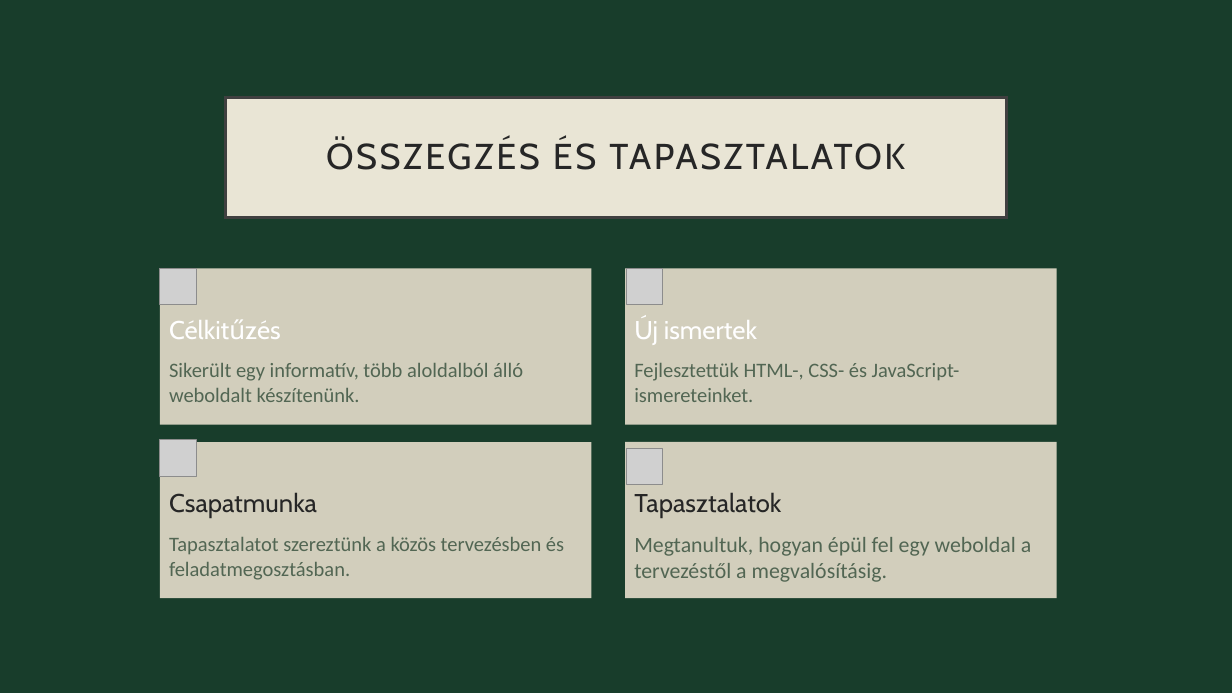
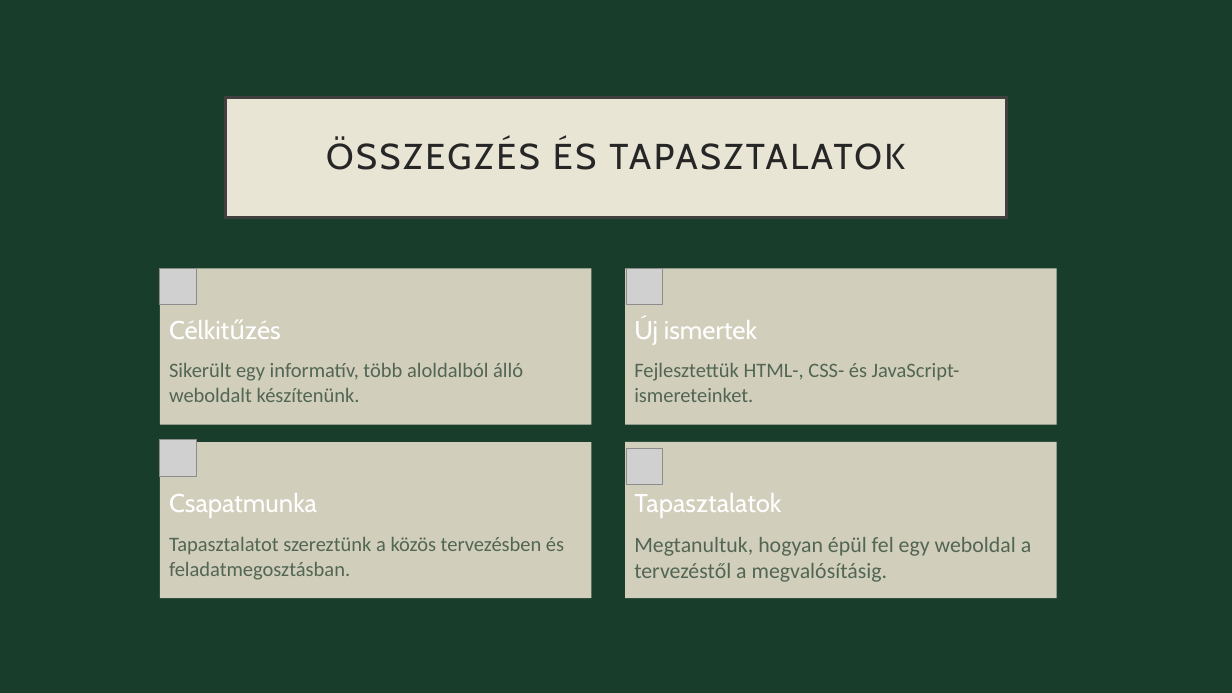
Before and after one commit to RealLorma/esoerdo, a slide deck: slide 6 of Esőerdő projekt.pptx. Drawn at 1232x693 pixels with LibreOffice and Linux fonts; fonts in the diff are those of the drawing; grey boxes stand for pictures. Boxes give left, top, right and bottom in pixels: in the first picture for what was removed or moved away, otherwise in the second. Text is boxed around its words. In the diff, an @@ line names an element or a change of style, - is before the commit and + after.

Commit message:
Jó PPT

```diff
--- a/Esőerdő projekt.pptx
+++ b/Esőerdő projekt.pptx
@@ text in rectangle at <box>169,493,317,518</box>: text colour #262626 to #FFFFFF in "Csapatmunka" @@
@@ text in rectangle at <box>634,493,781,518</box>: text colour #262626 to #FFFFFF in "Tapasztalatok" @@
```
